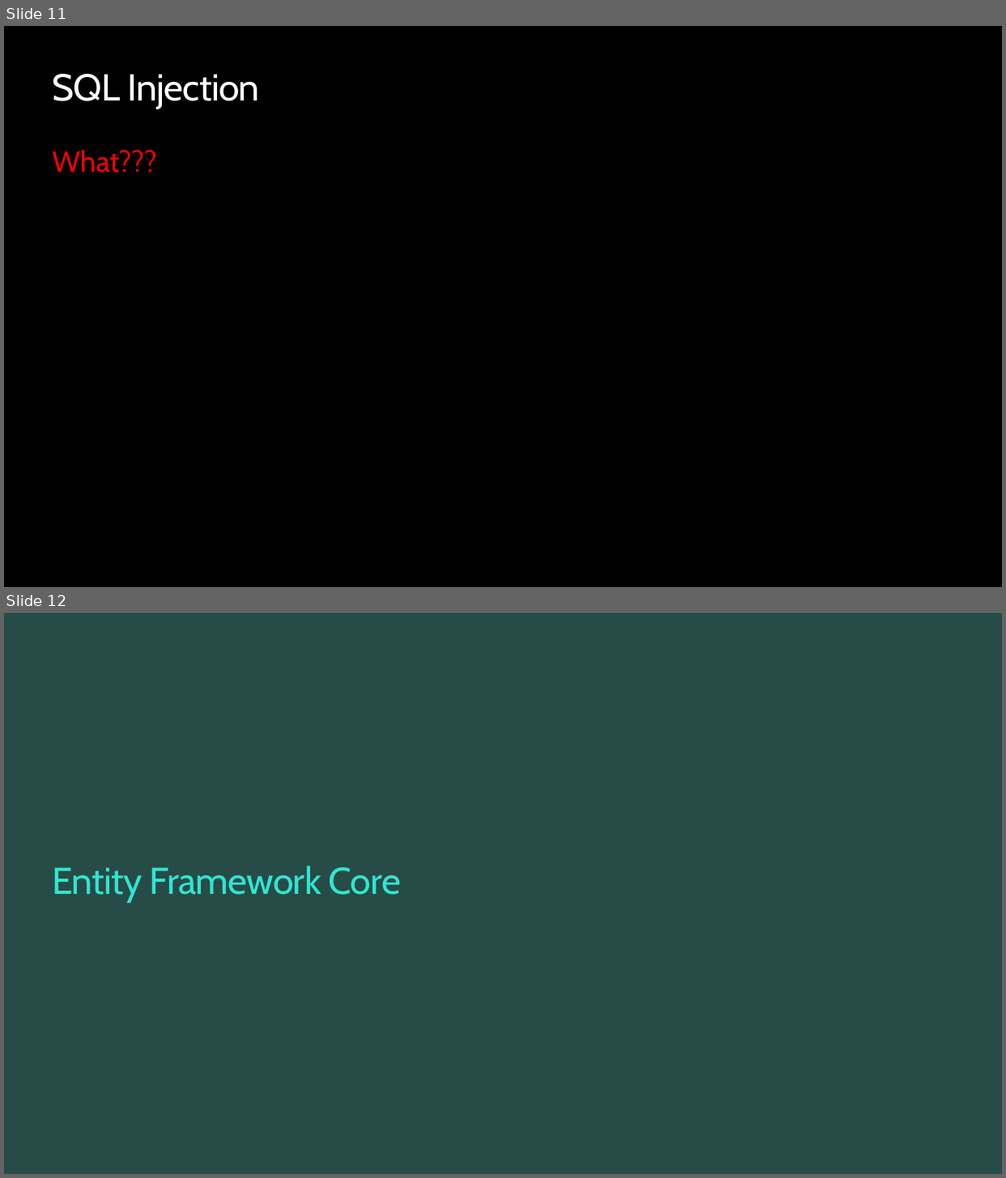
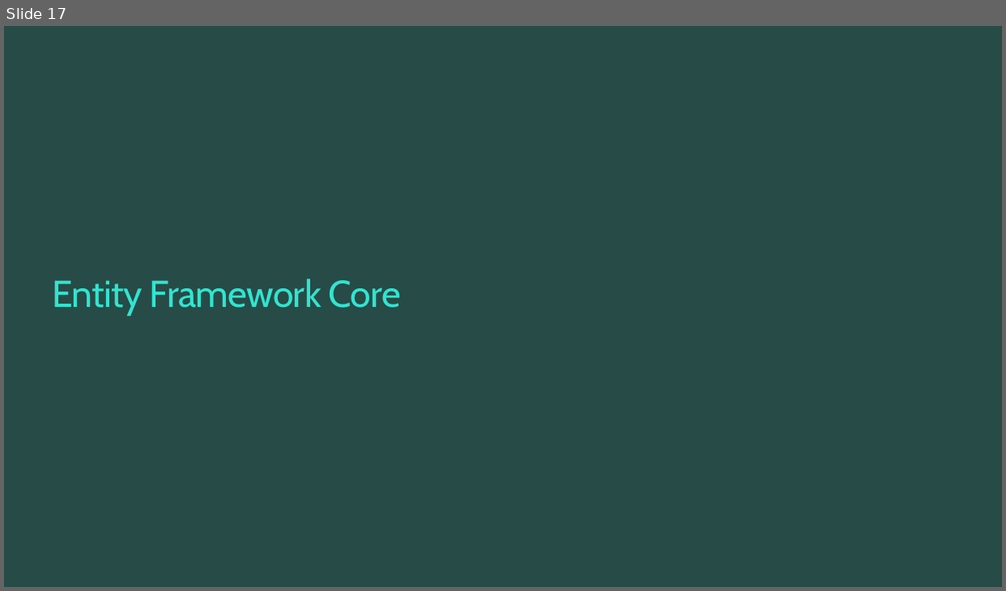
Before and after one commit to ondfisk/BDSA2020, a slide deck: Slides/Lecture04 - Data Access and Entity Framework Core.pptx. Shown one above the other, each under a label of ours: slides 11 and 12 before the commit, slide 17 after it. The pictures are 1006x1178 and 1006x591 pixels, drawn with LibreOffice and Linux fonts; fonts in the diff are those of the drawing; background and template pictures are left out. Boxes give left, top, right and bottom in pixels: in the first picture for what was removed or moved away, otherwise in the second. Text is boxed around its words. In the diff, an @@ line names an element or a change of style, - is before the commit and + after.

```diff
--- a/Slides/Lecture04 - Data Access and Entity Framework Core.pptx
+++ b/Slides/Lecture04 - Data Access and Entity Framework Core.pptx
@@ slide 11 removed at <box>4,26,1002,587</box>, background #000000 @@
@@ title removed at <box>52,74,260,109</box> @@
-SQL Injection
@@ text removed at <box>52,150,157,173</box> @@
-What???
@@ what was slide 12 is now slide 17 @@
```
Also in this commit, not shown: 2 slides changed, 9 slides added, 1 other slide removed, 24 other files.
